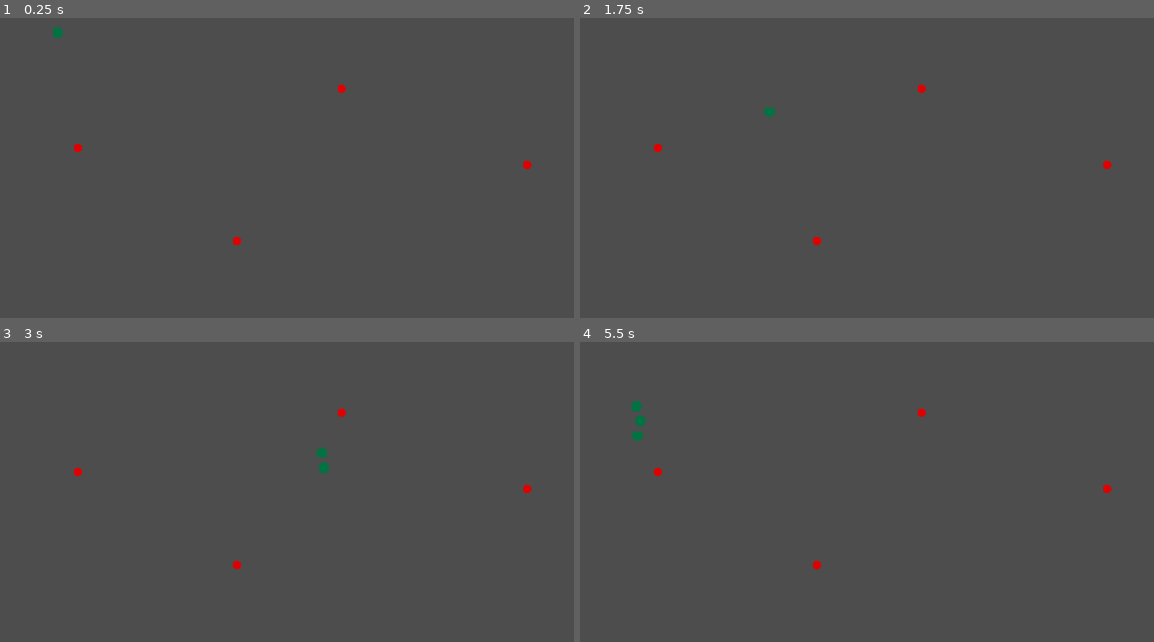
Above: before the commit, frames 1-4 (two rows, left to right).
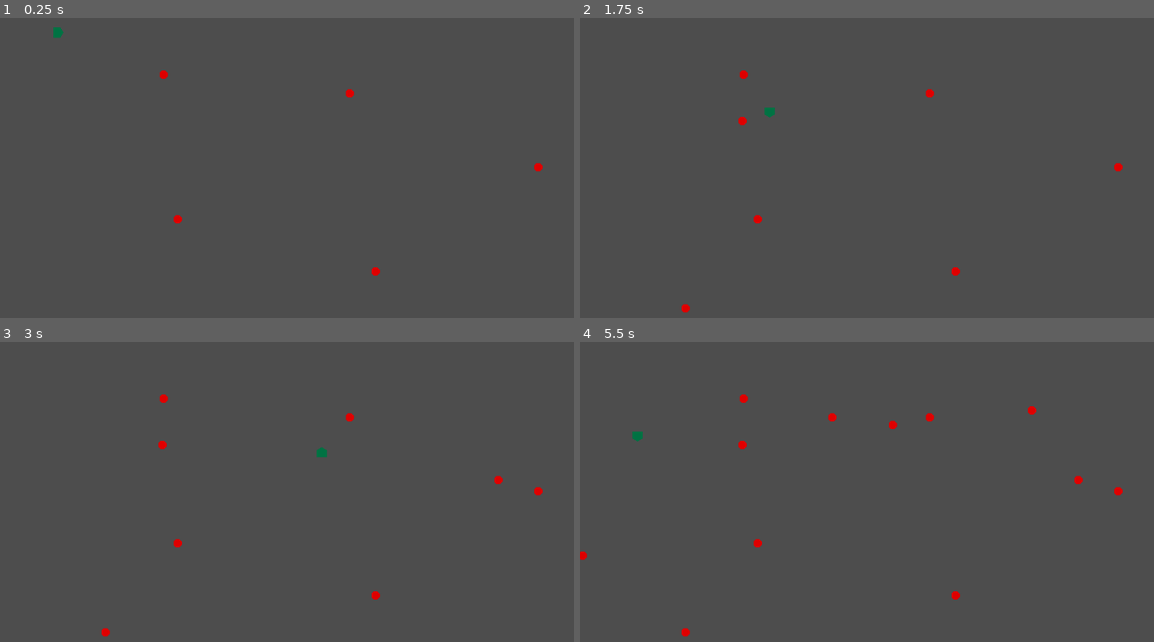
Above: after the commit, the same moments.

Repository: JoelDonnelly/Snek_game
Game: Godot game, scene res://main.tscn
The game is run twice, just before and just after one commit, with the same random seed, the same clock (stepped at 60 frames per second) and the same inputs.
Inputs:
- Up to frame 1 (0.25 s): no input
- Up to frame 2 (1.75 s): tap Enter at 0.5 s; hold Right (Right) 0.53-1.28 s; tap Space at 1.25 s; hold Down (Down) from 1.28 s (still down)
- Up to frame 3 (3 s): release Down (Down) at 2.03 s; hold Right (Right) 2.03-2.78 s; tap Enter at 2.75 s; hold Up (Up) from 2.78 s (still down)
- Up to frame 4 (5.5 s): release Up (Up) at 3.53 s; hold Left (Left) 3.53-5.03 s; tap Space at 4.25 s; hold Down (Down) from 5.03 s (still down)

The runs differ from the first frame. In frame 1, 0.3% of the frame differs, in the area x 12-95%, y 17-86%; in frame 2, 0.4%; in frame 3, 0.5%; in frame 4, 0.7%, in the area x 0-95%, y 17-99%.

Commit message:
snek_0_1.exe is complete

Diff:
--- a/Apples/Apple.tscn
+++ b/Apples/Apple.tscn
@@ -1,10 +1,14 @@
-[gd_scene load_steps=2 format=3 uid="uid://dp7ocqbc8p5of"]
+[gd_scene load_steps=3 format=3 uid="uid://dp7ocqbc8p5of"]
+
+[ext_resource type="Script" path="res://Apples/Collectable.gd" id="1_xk0gf"]
 
 [sub_resource type="CircleShape2D" id="CircleShape2D_5twua"]
 radius = 8.0
 
-[node name="Apple" type="Area2D" groups=["food"]]
-collision_layer = 2
+[node name="Collectable" type="Area2D" groups=["food"]]
+collision_layer = 3
+collision_mask = 3
+script = ExtResource("1_xk0gf")
 
 [node name="CollisionShape2D" type="CollisionShape2D" parent="."]
 shape = SubResource("CircleShape2D_5twua")
@@ -12,3 +16,5 @@
 [node name="Polygon2D" type="Polygon2D" parent="."]
 color = Color(0.878431, 0, 0, 1)
 polygon = PackedVector2Array(-3, -7, 3, -7, 7, -3, 7, 3, 3, 7, -3, 7, -7, 3, -7, -3)
+
+[connection signal="body_entered" from="." to="." method="_on_body_entered"]
--- /dev/null
+++ b/Apples/Collectable.gd
@@ -0,0 +1,16 @@
+extends Area2D
+
+class_name collectable
+
+@export var itemName : String = "Apple"
+@export var collector_group : String = "hungry"
+
+# Called every frame. 'delta' is the elapsed time since the previous frame.
+func collect():
+	queue_free()
+
+func _on_body_entered(body):
+	if body.is_in_group(collector_group):
+		body.collect(itemName)
+		collect()
+	pass # Replace with function body.
--- a/Snake/Snake.tscn
+++ b/Snake/Snake.tscn
@@ -19,4 +19,5 @@
 curve = SubResource("Curve2D_r2mm3")
 script = ExtResource("3_vt87q")
 
+[connection signal="feed" from="HeadSegment" to="." method="_on_head_segment_feed"]
 [connection signal="child_entered_tree" from="Tail" to="Tail" method="_on_child_entered_tree"]
--- a/Snake/SnakeHeadSegment.tscn
+++ b/Snake/SnakeHeadSegment.tscn
@@ -6,7 +6,6 @@
 
 [node name="HeadSegment" type="CharacterBody2D" groups=["hungry"]]
 collision_mask = 2
-motion_mode = 1
 script = ExtResource("1_dlppv")
 
 [node name="CollisionShape2D" type="CollisionShape2D" parent="."]
--- a/Snake/snake_scripts/SnakeBodySegment.gd
+++ b/Snake/snake_scripts/SnakeBodySegment.gd
@@ -13,7 +13,7 @@
 	seg_size = $StaticBody2D/CollisionShape2D.shape.radius * 2 + seg_pad
 	progress = seg_num*seg_size
 
-func _process(delta):
+func _process(_delta):
 	progress = seg_num*seg_size
 	v_offset = 0
 	t += position.distance_to(prevPos)*wiggle_ratio
--- a/Snake/snake_scripts/SnakeBodyWiggler.gd
+++ b/Snake/snake_scripts/SnakeBodyWiggler.gd
@@ -15,7 +15,5 @@
 		var child = get_child(get_child_count()-2)
 		node.t = wiggle_node_offset_deg + child.t
 
-	for c in get_children():
-		print(c.t)
 
 	pass # Replace with function body.
--- a/Snake/snake_scripts/SnakeHeadSegment.gd
+++ b/Snake/snake_scripts/SnakeHeadSegment.gd
@@ -1,12 +1,17 @@
 extends CharacterBody2D
 
-class_name SnakePhysics
+
+signal feed
 
 @export var speed : float = 300.0
 @export var decelTime : float= 0.8
 var decelSpeed : float = speed/decelTime
 
-func _process(delta):
+func collect(item : String) -> void:
+	if item == "Apple":
+		feed.emit()
+
+func _process(_delta):
 	$Polygon2D.rotation = velocity.angle() + PI/2
 
 func _physics_process(delta):
--- a/Snake/snake_scripts/SnakePathManager.gd
+++ b/Snake/snake_scripts/SnakePathManager.gd
@@ -18,7 +18,7 @@
 func _ready():
 	pass
 
-func _process(delta):
+func _process(_delta):
 	# check that the next node is far enough away from previous
 	if $HeadSegment.position.distance_to($Tail.curve.get_point_position(0)) > minPathNodeDist:
 		$Tail.curve.add_point($HeadSegment.position, Vector2.ZERO, Vector2.ZERO, 0)
@@ -26,3 +26,10 @@
 	# remove excess path nodes
 	while $Tail.curve.get_baked_length() > requiredPathLength:
 		$Tail.curve.remove_point($Tail.curve.point_count-1)
+
+
+
+
+func _on_head_segment_feed():
+	attatch_body_seg()
+	pass # Replace with function body.
--- a/main.gd
+++ b/main.gd
@@ -1,8 +1,12 @@
 extends Node2D
+var appleObj = preload("res://Apples/Apple.tscn")
 
 
-func _on_add_body_seg_timer_timeout():
-	if $Snake.segCount >= $Snake.maxSegs:
-		$AddBodySegTimer.stop()
-	$Snake.attatch_body_seg()
-	print("new body segment added.")
+func _on_new_apple_timeout():
+	var apple = appleObj.instantiate()
+
+	var randx = randi_range(0, 1000)
+	var randy = randi_range(0, 600)
+	apple.position = Vector2(randx,randy)
+	add_child(apple)
+	pass # Replace with function body.
--- a/main.tscn
+++ b/main.tscn
@@ -10,20 +10,23 @@
 [node name="Snake" parent="." instance=ExtResource("2_g1spj")]
 position = Vector2(98, 45)
 
-[node name="AddBodySegTimer" type="Timer" parent="."]
-wait_time = 2.0
+[node name="Apple_1" parent="." instance=ExtResource("3_0dgp2")]
+position = Vector2(303, 364)
+
+[node name="Apple_2" parent="." instance=ExtResource("3_0dgp2")]
+position = Vector2(640, 453)
+
+[node name="Apple_3" parent="." instance=ExtResource("3_0dgp2")]
+position = Vector2(917, 275)
+
+[node name="Apple_4" parent="." instance=ExtResource("3_0dgp2")]
+position = Vector2(279, 117)
+
+[node name="Apple_5" parent="." instance=ExtResource("3_0dgp2")]
+position = Vector2(596, 149)
+
+[node name="newApple" type="Timer" parent="."]
+wait_time = 0.768
 autostart = true
 
-[node name="Apple" parent="." instance=ExtResource("3_0dgp2")]
-position = Vector2(133, 242)
-
-[node name="Apple2" parent="." instance=ExtResource("3_0dgp2")]
-position = Vector2(898, 271)
-
-[node name="Apple3" parent="." instance=ExtResource("3_0dgp2")]
-position = Vector2(582, 141)
-
-[node name="Apple4" parent="." instance=ExtResource("3_0dgp2")]
-position = Vector2(404, 401)
-
-[connection signal="timeout" from="AddBodySegTimer" to="." method="_on_add_body_seg_timer_timeout"]
+[connection signal="timeout" from="newApple" to="." method="_on_new_apple_timeout"]
Not shown, added: export_presets.cfg
